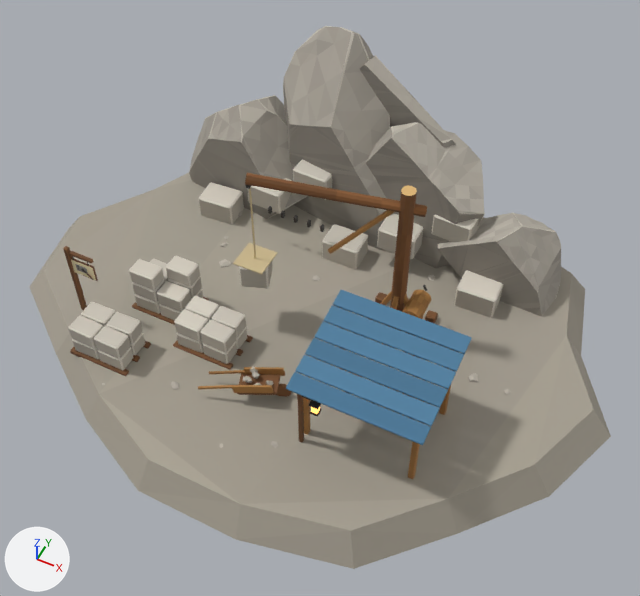
Before and after pictures for a commit that changed the glTF model game/assets/bauten/steinbruch.gltf.
Before and after are seen from a 50 mm lens placed at (8.07, -15.65, 19.99), pointed at (0.52, -0.55, 1.13). Lighting does not change. The marker at lower left points along +X, +Y and +Z. The first picture is the older version. Vertices at exactly the same position are counted once.

Names of what the first picture shows: 'Steinbruch'.
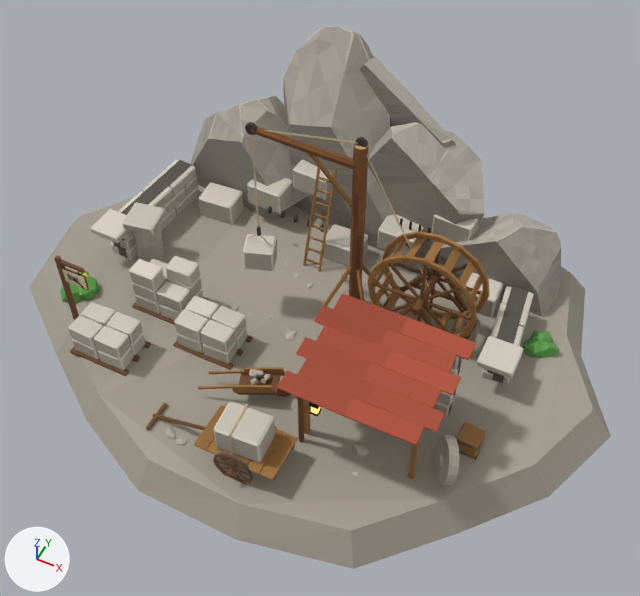
Pixel boxes (x1, y1, x2, y2) of what changed, in the pictures (640 x 596 px; the box of a moved part takes in the faces that stretch with it):
part 1 of me_steinbruch, moved or reshaped (not visible before)
    after: (481, 368, 493, 380)
part 2 of me_steinbruch, moved or reshaped (not visible afterwards)
    before: (375, 292, 387, 304)
part 3 of me_steinbruch, moved or reshaped
    before: (63, 246, 87, 310)
    after: (91, 209, 130, 243)
part 4 of me_steinbruch, moved or reshaped (not visible before)
    after: (476, 336, 524, 378)
part 5 of me_steinbruch, moved or reshaped
    before: (403, 294, 425, 340)
    after: (469, 303, 477, 321)
part 6 of me_steinbruch, moved or reshaped
    before: (368, 291, 392, 319)
    after: (461, 286, 475, 305)
part 7 of me_steinbruch, moved or reshaped
    before: (333, 290, 472, 354)
    after: (445, 270, 465, 289)
part 8 of me_steinbruch, moved or reshaped (not visible before)
    after: (425, 259, 448, 275)
part 9 of me_steinbruch, moved or reshaped
    before: (384, 296, 399, 346)
    after: (404, 255, 427, 265)
part 10 of me_steinbruch, moved or reshaped
    before: (328, 210, 394, 254)
    after: (386, 255, 405, 264)
part 11 of me_steinbruch, deleted
    before: (68, 173, 511, 448)
part 12 of me_steinbruch, built on
    before: (81, 185, 464, 448)
    after: (54, 122, 560, 485)
part 13 of me_steinbruch, edited (looks the same)
    both: (69, 27, 561, 479)

The edits, one by one:
me_steinbruch is used by ob_steinbruch; location (0.0, 0.0, 0.0).
me_steinbruch had 4705 vertices, 8818 faces and spanned x -9.2..9.2, y -7.3..7.7, z -2.7..6.1.
me_steinbruch now has 9550 vertices, 17696 faces and spans x -9.2..9.2, y -7.3..7.7, z -2.7..6.6.
me_steinbruch part 1: the loose piece of 24 vertices spanning x 3.2..3.6, y -0.8..-0.5, z 0.0..0.3 is scaled about its middle by (1.13, 2.32, 1.08), then moved by (2.1, 0.6, 0.0).
me_steinbruch part 2: the loose piece of 24 vertices spanning x 1.6..1.9, y 0.9..1.1, z 0.0..0.3 is scaled about its middle by (1.16, 2.3, 1.11), then moved by (3.5, 1.0, 0.0).
me_steinbruch part 3: the loose piece of 24 vertices spanning x -6.1..-5.9, y -3.3..-3.1, z 0.0..2.6 is scaled about its middle by (8.18, 8.18, 0.0765), then moved by (-0.3, 2.3, 0.1).
me_steinbruch part 4: the loose piece of 24 vertices spanning x 3.1..3.2, y -0.4..-0.3, z 0.0..1.4 is scaled about its middle by (8.84, 8.84, 0.142), then moved by (2.7, 0.0, 0.4).
me_steinbruch part 5: the loose piece of 24 vertices spanning x 2.6..3.5, y 0.1..0.3, z 0.0..1.7 is scaled about its middle by (0.157, 0.24, 0.337), then moved by (1.7, -0.1, 1.2).
me_steinbruch part 6: the loose piece of 24 vertices spanning x 1.7..2.6, y 0.1..0.3, z 0.0..1.7 is scaled about its middle by (-0.418, 0.125, 0.286), then moved by (2.4, -0.1, 1.7).
me_steinbruch part 7: the loose piece of 24 vertices spanning x 1.6..5.2, y -2.0..-1.5, z 2.8..3.0 is multiplied about its middle by the matrix ((0.137, -0.016, 0.09), (0.0, 0.162, 0.029), (-0.092, -0.024, 0.135)), then moved by (0.7, 1.9, 0.1).
me_steinbruch part 8: the loose piece of 24 vertices spanning x 3.1..3.2, y 0.7..0.8, z 0.0..1.4 is scaled about its middle by (5.38, 0.756, 0.0991), then moved by (0.4, -0.6, 2.5).
me_steinbruch part 9: the loose piece of 24 vertices spanning x 2.5..2.7, y -0.7..0.2, z 0.0..1.7 is scaled about its middle by (4.98, 0.0144, 0.0802), then moved by (0.4, 0.4, 2.4).
me_steinbruch part 10: the loose piece of 24 vertices spanning x 0.8..2.6, y -0.8..0.5, z 3.2..5.0 is scaled about its middle by (0.291, 0.00447, 0.198), then moved by (0.8, 0.2, -1.1).
me_steinbruch part 11: 40 loose pieces with 894 vertices, spanning x -6.0..6.4, y -5.6..5.3, z -0.1..5.5, are deleted.
me_steinbruch part 12: 37 vertices moved within x -4.4..5.0, y -4.8..1.1, z 0.0..1.6; 487 vertices removed from x -5.2..5.2, y -4.9..3.0, z -0.1..5.4; 6130 vertices added at x -7.1..7.1, y -6.4..6.0, z -0.2..6.6.
me_steinbruch part 13: 1400 kept faces spanning x -6.4..6.4, y -4.7..7.3, z -2.6..6.1 get new vertex colours.
Other edits to the shape of me_steinbruch do not show in these pictures.
